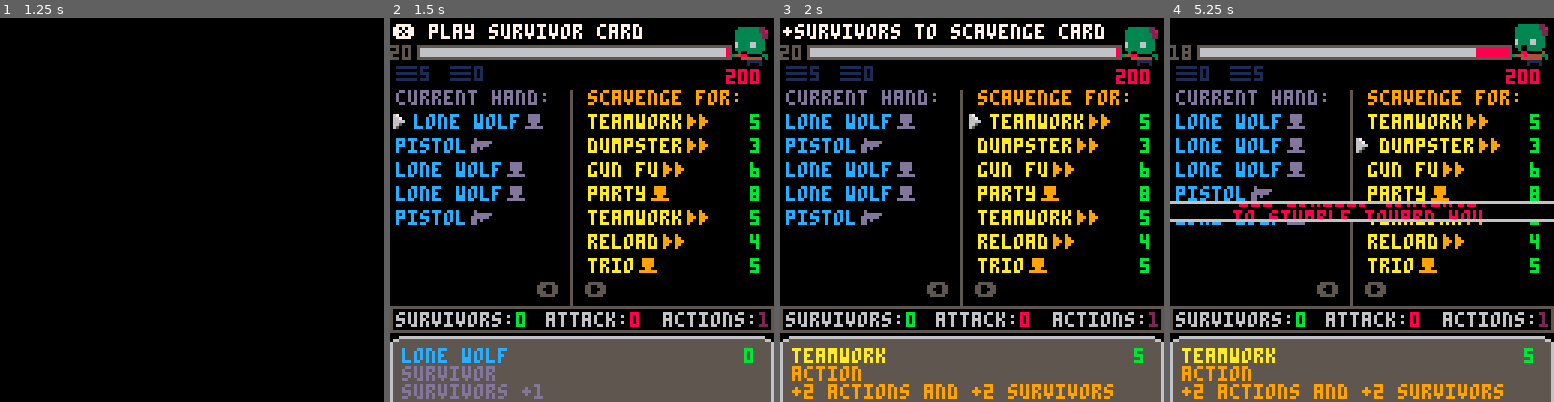
Above: before the commit, frames 1-4 (left to right).
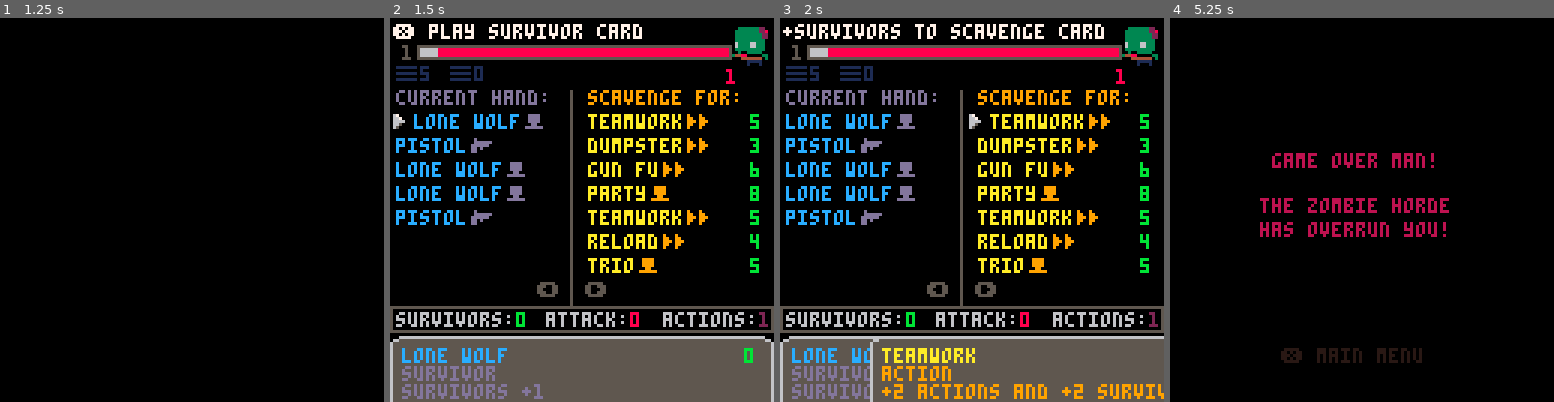
Above: after the commit, the same moments.

Repository: jeff-adams/pico8
Game: PICO-8 cartridge horde.p8
The game is run twice, just before and just after one commit, with the same random seed, the same clock (stepped at 60 frames per second) and the same inputs.
Inputs:
- Up to frame 1 (1.25 s): tap X (X key) at 0.33, 1.07 s; tap O (Z key) at 0.7 s
- Up to frame 2 (1.5 s): no input
- Up to frame 3 (2 s): hold Right from 1.6 s (still down); tap O (Z key) at 1.7 s; tap X (X key) at 1.85 s
- Up to frame 4 (5.25 s): release Right at 2.1 s; tap O (Z key) every 0.4 s from 2.1 to 4.9 s; hold Up 2.15-2.42 s; hold Right 2.47-3.03 s; tap X (X key) at 2.97, 4.08, 5.2 s; hold Left 3.08-3.58 s; hold Down 3.63-3.97 s; hold Right 4.02-4.68 s; hold Up 4.73-5.03 s; hold Left from 5.08 s (still down)

Frame 1 is identical in both runs. In frame 2, 2.1% of the frame differs, in the area x 0-97%, y 7-18%; in frame 3, 6.2%; in frame 4, 37%, in the area x 0-100%, y 1-100%.

Commit message:
Add card changing animation

Diff:
--- a/horde.p8
+++ b/horde.p8
@@ -8,6 +8,9 @@
 
 --◆juices
 --animate card movement
+--better zombie animation
+--player shooting animation
+--game over animation
 
 --◆fixes
 --background music?
@@ -41,8 +44,8 @@
 
 function globals()
 	shuffle_cards=shuffle
-	turns=20
-	horde=200
+	turns=1
+	horde=1
 	messages=nil
 	messi=1
 	selector={frames={32,33},speed=4}
@@ -402,10 +405,12 @@
 function win_check()
 	if horde<=0 then
 		sfx(5)
+		music(-1)
 		win=true
 		change_state(update_gameover,draw_gameover)
 	elseif turns <=0 then
 		sfx(4)
+		music(-1)
 		win=false
 		change_state(update_gameover,draw_gameover)
 	end
@@ -532,9 +537,11 @@
 function card_selection(_dir)
 	local _sel=current.sel
 	_sel=((_sel+_dir-1)%#current.cards)+1
+	change_lastcard(current.card)
 	current.card=current.cards[_sel]
 	current.sel=_sel
 	sfx(1)
+	carding=12
 end
 
 function change_current_card()
@@ -550,6 +557,12 @@
 	end
 	current.sel=_sel
 	current.card=current.cards[_sel]
+end
+
+function change_lastcard(_card)
+	lastcard=_card
+	lastcard.col1=current.cards==hand and 13 or 9
+	lastcard.col2=current.cards==hand and 12 or 10
 end
 
 function cards_contain(_cards,_ctype)
@@ -613,18 +626,22 @@
 		previous_card()
 	end
 	if btnp(➡️) and current.cards==hand then
+		change_lastcard(current.card)
 		current.cards=scavenge
 		current.sel=1
 		showncards_start=0
 		current.card=scavenge[1]
 		sfx(10)
+		decking=100
 	end
 	if btnp(⬅️) and current.cards==scavenge and #hand>0 then
+		change_lastcard(current.card)
 		current.cards=hand
 		current.sel=1
 		showncards_start=0
 		current.card=hand[1]
 		sfx(10)
+		decking=-100
 	end
 	if btnp(❎) then
 		if current.cards==hand then
@@ -773,7 +790,7 @@
 	draw_horde()
 	draw_turnmeter()
 	if current.card != nil then
-		draw_card_desc()
+		draw_card()
 		local _x=current.cards==hand and 0 or 62
 		draw_selector(_x,22,8,showncards_start)
 	end
@@ -785,13 +802,6 @@
 	--hand/scavenge divider to box
 	line(60,24,60,96,5)
 	rect(0,96,127,104,5)
-	--top of card for description
-	line(8,106,120,106,6)
-	line(0,114,0,127,6)
-	line(127,114,127,127,6)
-	rectfill(1,107,126,127,5)
-	spr(16,0,106)
-	spr(17,120,106)
 	--nav buttons
 	print("⬅️  ➡️",49,88,5)
 end
@@ -880,11 +890,12 @@
 	draw_zombie()
 end
 
-function draw_zombie()
+function draw_zombie(_pos)
+	local _x=_pos and _pos or 111
 	palt(0,false)
 	palt(11,true)
 	local _s=flr(time()/1.1)%2==0 and 6 or 8
-	spr(_s,111,1,2,2)
+	spr(_s,_x,1,2,2)
 	palt()
 end
 
@@ -908,22 +919,52 @@
 	print(turns,_tx,9,5)
 end
 
-function draw_card_desc()
-	local _card=current.card
+function draw_card()
+	local _dy=carding and carding or 0
+	local _dx=decking and decking or 0
 	local _col1=current.cards==hand and 13 or 9
 	local _col2=current.cards==hand and 12 or 10
-	print(_card.title,4,110,_col2)
-	print(_card.ctype,4,116,_col1)
+	if lastcard then
+		draw_card_desc(lastcard,0,0,lastcard.col1,lastcard.col2)
+	end
+	draw_card_desc(current.card,_dx,_dy,_col1,_col2)
+	if decking then
+		if decking<0 then
+			decking=min(0,decking+10)
+		else
+			decking=max(0,decking-10)
+		end
+	end
+	if carding and carding>0 then carding=max(0,carding-1) end
+end
+
+function draw_card_desc(_card,_dx,_dy,_col1,_col2)
+	--card background
+	draw_cardback(_dx,_dy)
+	--card stats
+	print(_card.title,4+_dx,110+_dy,_col2)
+	print(_card.ctype,4+_dx,116+_dy,_col1)
 	if _card.dmg != nil then
-		print("attack +".._card.dmg,4,122,_col1)
+		print("attack +".._card.dmg,4+_dx,122+_dy,_col1)
 	end
 	if _card.val != nil then
-		print("survivors +".._card.val,4,122,_col1)
+		print("survivors +".._card.val,4+_dx,122+_dy,_col1)
 	end
 	if _card.desc != nil then
-		print(_card.desc,4,122,_col1)
-	end
-	print(_card.cost,118,110,11)
+		print(_card.desc,4+_dx,122+_dy,_col1)
+	end
+	print(_card.cost,118+_dx,110+_dy,11)
+end
+
+function draw_cardback(_xo,_yo)
+	local _dy=_yo and _yo or 0
+	local _dx=_xo and _xo or 0
+	line(8+_dx,106+_dy,120+_dx,106+_dy,6)
+	line(0+_dx,114+_dy,0+_dx,127+_dy,6)
+	line(127+_dx,114+_dy,127+_dx,127+_dy,6)
+	rectfill(1+_dx,107+_dy,126+_dx,127+_dy,5)
+	spr(16,0+_dx,106+_dy)
+	spr(17,120+_dx,106+_dy)
 end
 
 function draw_message()
@@ -950,21 +991,26 @@
 end
 
 function draw_gameover()
-	draw_game()
-	rectfill(26,33,96,78,0)
+	cls()
+	local _zx=4*turns+20
 	if win then
-		rect(25,32,97,79,11)
-		print("congratulations",32,35,11)
-		print("you have defeated",28,50,11)
-		print("the zombie horde!",28,58,11)
-		print("❎ main menu",37,70,5)
+		draw_player()
+		palt(11,true)
+		--dead zombie
+		spr(48,_zx,9,2,1)
+		pal()
+		print("congratulations",32,45,11)
+		print("you have defeated",28,60,11)
+		print("the zombie horde!",28,68,11)
+		print("❎ main menu",37,110,5)
 	else
-		rect(25,32,97,79,8)
-		print("game over man!",34,35,8)
-		print("the zombie horde",30,50,8)
-		print("has overrun you!",30,58,8)
-		print("❎ main menu",37,70,5)
-	end
+		--zombie eating player
+		print("game over man!",34,45,8)
+		print("the zombie horde",30,60,8)
+		print("has overrun you!",30,68,8)
+		print("❎ main menu",37,110,5)
+	end
+	pal()
 end
 
 function draw_debug()
@@ -1061,7 +1107,9 @@
 	if atk<1 or atking<-30 then
 		printc("❎ to continue",80,6)
 	end
-	draw_zombie()
+
+	local _zx=4*turns+20
+	draw_zombie(_zx)
 	draw_player()
 	draw_numbers()
 
@@ -1073,8 +1121,8 @@
 					sfx(11)
 			end
 			--bullet
-			local _bx,_by=min(16-atking*6,118),12
-			clip(0,0,118,20)
+			local _bx,_by=min(16-atking*6,_zx+7),12
+			clip(0,0,_zx+7,20)
 			line(_bx,_by,_bx+3,_by,7)
 			clip()
 			if atking==-30 then
@@ -1196,14 +1244,14 @@
 66500000066500000656560006565600bbbbbbbbbbbbbbbbbbb0ffffffffff000000000000000000000000000000000000000000000000000000000000000000
 65000000065000000656560006565600bbb566666666666bbbb00ffff00ffff00000000000000000000000000000000000000000000000000000000000000000
 000000000000000006666600066666004b45544444bbbbbbbbb00ffff00ffff00000000000000000000000000000000000000000000000000000000000000000
-000000000000000000000000000000004bbb5bbbbbbbbbbbbbb0ffffffffff0b0000000000000000000000000000000000000000000000000000000000000000
-00000000000000000000000000000000bbbbbbbbbbbbbbbbbbbb0ffffffff0bb0000000000000000000000000000000000000000000000000000000000000000
-00000000000000000000000000000000bbbbbbbbbbbbbbbbbbbbb00000000c0b0000000000000000000000000000000000000000000000000000000000000000
-00000000000000000000000000000000bbbbbbbbbbbbbbbbbbbb0cccccccccc00000000000000000000000000000000000000000000000000000000000000000
-00000000000000000000000000000000bbbbbbbbbbbbbbbbbbbb0f0ccccc00c00000000000000000000000000000000000000000000000000000000000000000
-00000000000000000000000000000000bbbbbbbbbbbbbbbbbbbb000011110f0b0000000000000000000000000000000000000000000000000000000000000000
-00000000000000000000000000000000bbbbbbbbbbbbbbbbbbbbbbb010b010bb0000000000000000000000000000000000000000000000000000000000000000
-00000000000000000000000000000000bbbbbbbbbbbbbbbbbbbbbbbb00bb00bb0000000000000000000000000000000000000000000000000000000000000000
+bbbbbbbbbbbbbbbb00000000000000004bbb5bbbbbbbbbbbbbb0ffffffffff0b0000000000000000000000000000000000000000000000000000000000000000
+bbbbbbbbbbbbbbbb000003003333300bbbbbbbbbbbbbbbbbbbbb0ffffffff0bb0000000000000000000000000000000000000000000000000000000000000000
+bbbbbbbb800000bb0033448800000330bbbbbbbbbbbbbbbbbbbbb00000000c0b0000000000000000000000000000000000000000000000000000000000000000
+bbbbbbb88333330b0000004444444030bbbbbbbbbbbbbbbbbbbb0cccccccccc00000000000000000000000000000000000000000000000000000000000000000
+bb0000083663330b0bbbbbb011111000bbbbbbbbbbbbbbbbbbbb0f0ccccc00c00000000000000000000000000000000000000000000000000000000000000000
+b01003038663880b0bbbbbb010b010bbbbbbbbbbbbbbbbbbbbbb000011110f0b0000000000000000000000000000000000000000000000000000000000000000
+01103303383382bb0bbbbbbb00bb00bbbbbbbbbbbbbbbbbbbbbbbbb010b010bb0000000000000000000000000000000000000000000000000000000000000000
+00000030088008880000000000000000bbbbbbbbbbbbbbbbbbbbbbbb00bb00bb0000000000000000000000000000000000000000000000000000000000000000
 bbbbbbbbbbbbbbbbbbbbbbbbbbbbbbbbbbbbbbbbbbbbbbbbbbbbbbbbbbbbbbbbbbbbbbbbbbbbbbbb000000000000000000000000000000000000000000000000
 bb8888bbbb888bbbbbb8888888888bbbbb8888888888bbbbbb888888888bbbbbbb88888888888bbb000000000000000000000000000000000000000000000000
 b8ee888bb88888bbbbee8888888888bbb8ee888888888bbbb8ee88888888bbbbb8ee8888888888bb000000000000000000000000000000000000000000000000
